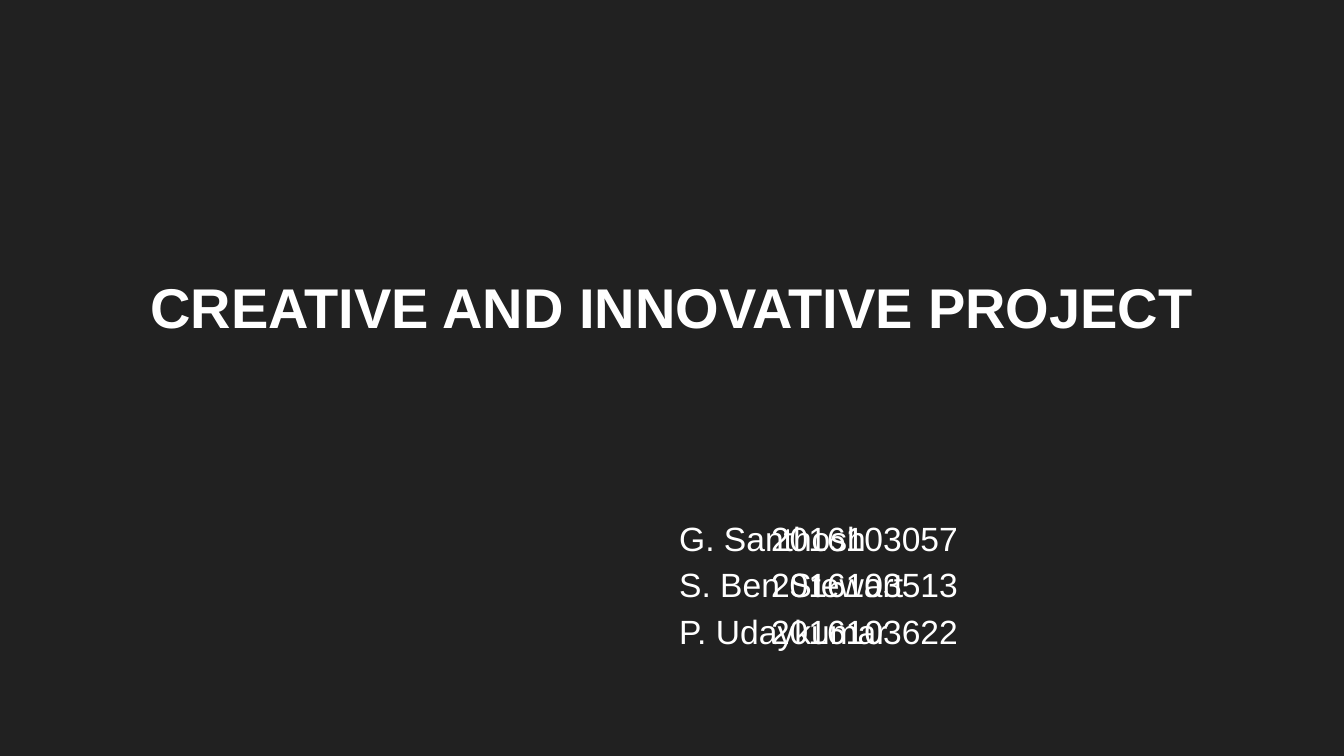
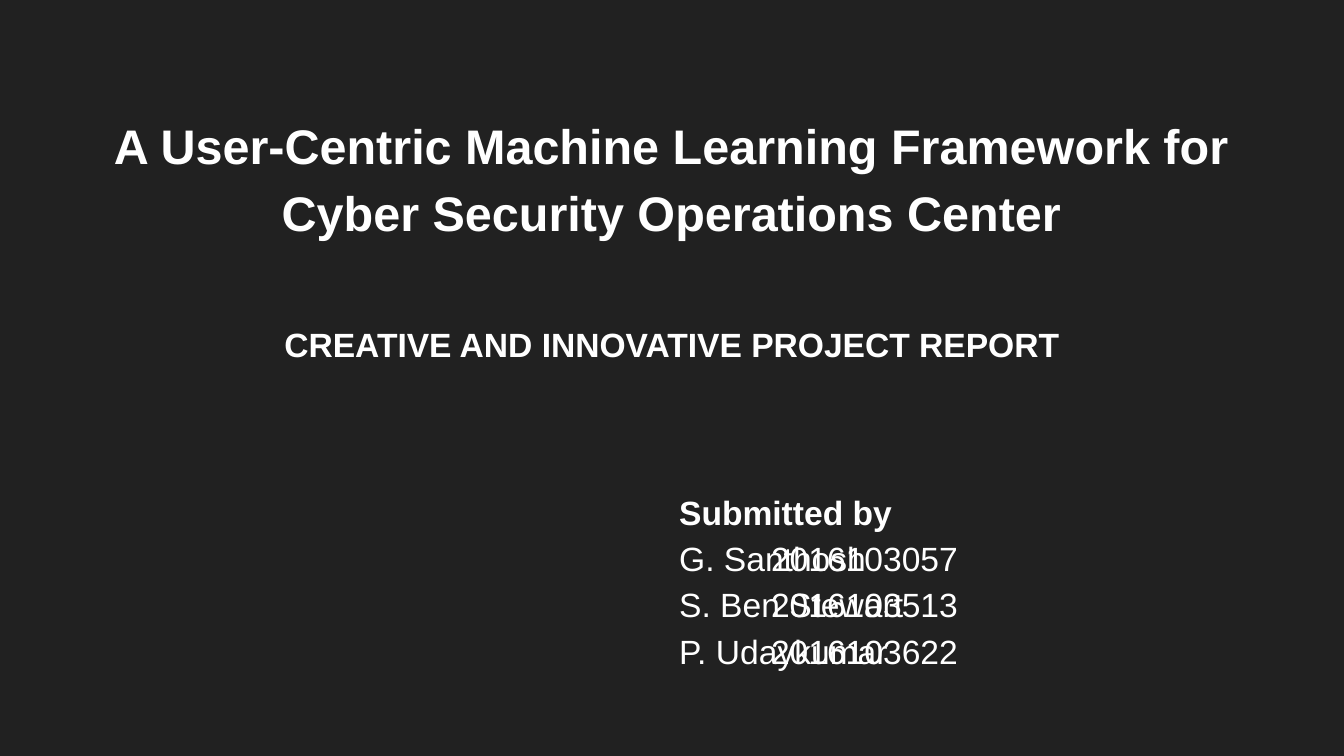
Before and after one commit to sbenstewart/cip-lab, a slide deck: slide 1 of presentation/presentation.pptx. Drawn at 1344x756 pixels with LibreOffice and Linux fonts; fonts in the diff are those of the drawing. Boxes give left, top, right and bottom in pixels: in the first picture for what was removed or moved away, otherwise in the second. Text is boxed around its words. In the diff, an @@ line names an element or a change of style, - is before the commit and + after.

```diff
--- a/presentation/presentation.pptx
+++ b/presentation/presentation.pptx
@@ title at [114,129,1228,358]: text changed; size 30 to 26 pt @@
-CREATIVE AND INNOVATIVE PROJECT
+A User-Centric Machine Learning Framework for Cyber Security Operations Center
+CREATIVE AND INNOVATIVE PROJECT REPORT
@@ subtitle "Submitted by": place and size @@
-subtitle "Submitted by" at [679,526,958,650]
+subtitle "Submitted by" at [679,500,958,670]
@@ subtitle at [679,500,892,531]: paragraph added @@
+Submitted by
```
Also in this commit, not shown: 10 slides added, 1 slide removed, 2 other files.
